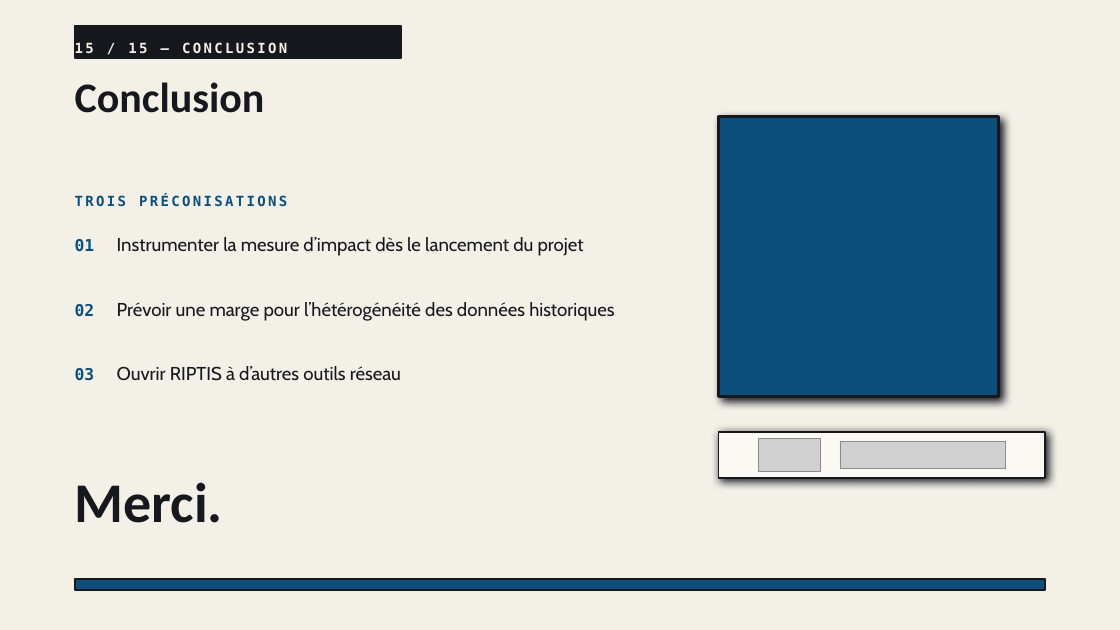
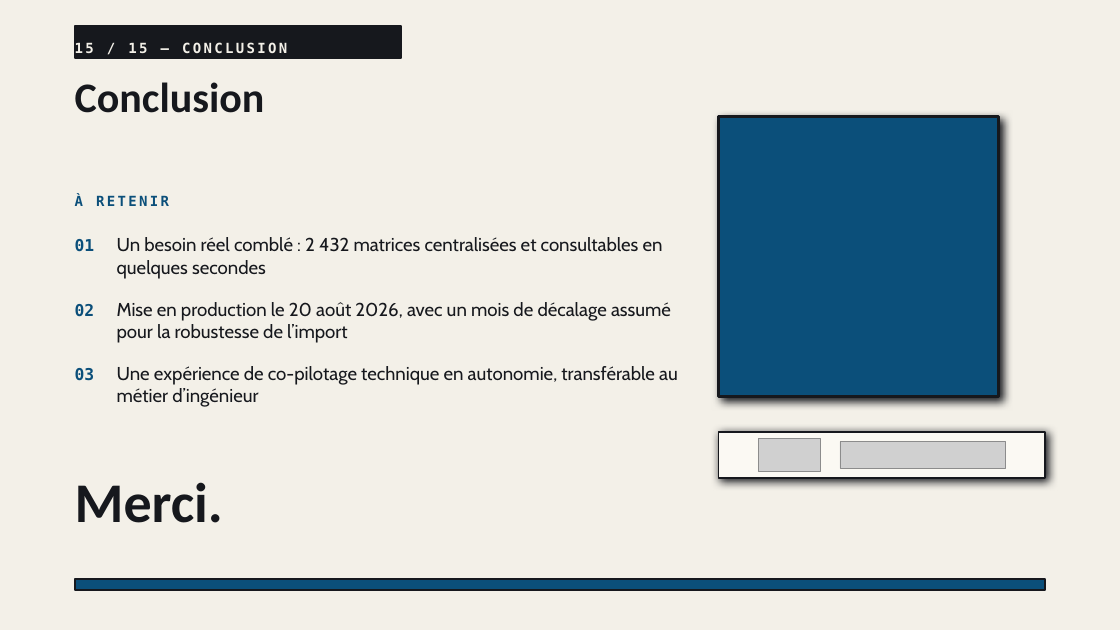
Before and after one commit to falachabt/Icam, a slide deck: slide 15 of Presentation_RIPTIS.pptx. Drawn at 1120x630 pixels with LibreOffice and Linux fonts; fonts in the diff are those of the drawing; grey boxes stand for pictures. Boxes give left, top, right and bottom in pixels: in the first picture for what was removed or moved away, otherwise in the second. Text is boxed around its words. In the diff, an @@ line names an element or a change of style, - is before the commit and + after.

```diff
--- a/Presentation_RIPTIS.pptx
+++ b/Presentation_RIPTIS.pptx
@@ text at (75,194,169,206): text changed @@
-TROIS PRÉCONISATIONS
+À RETENIR
@@ text at (117,237,663,279): text changed @@
-Instrumenter la mesure d’impact dès le lancement du projet
+Un besoin réel comblé : 2 432 matrices centralisées et consultables en quelques secondes
@@ text at (117,302,671,343): text changed @@
-Prévoir une marge pour l’hétérogénéité des données historiques
+Mise en production le 20 août 2026, avec un mois de décalage assumé pour la robustesse de l’import
@@ text at (117,366,678,407): text changed @@
-Ouvrir RIPTIS à d’autres outils réseau
+Une expérience de co-pilotage technique en autonomie, transférable au métier d’ingénieur
```
Also in this commit, not shown: 2 other files.
